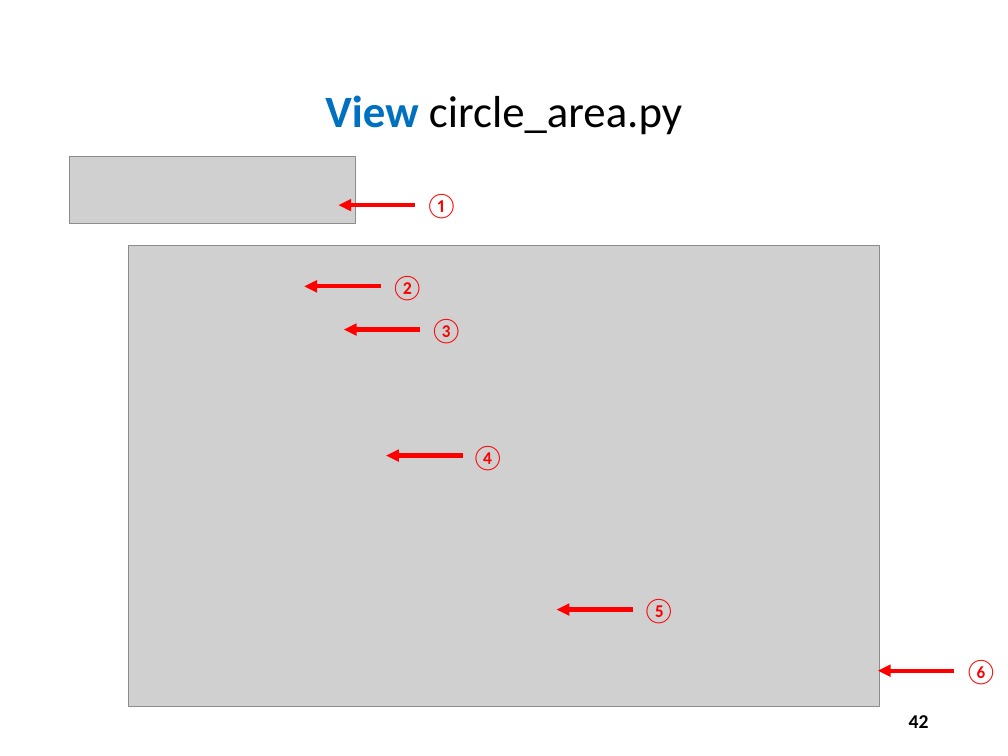
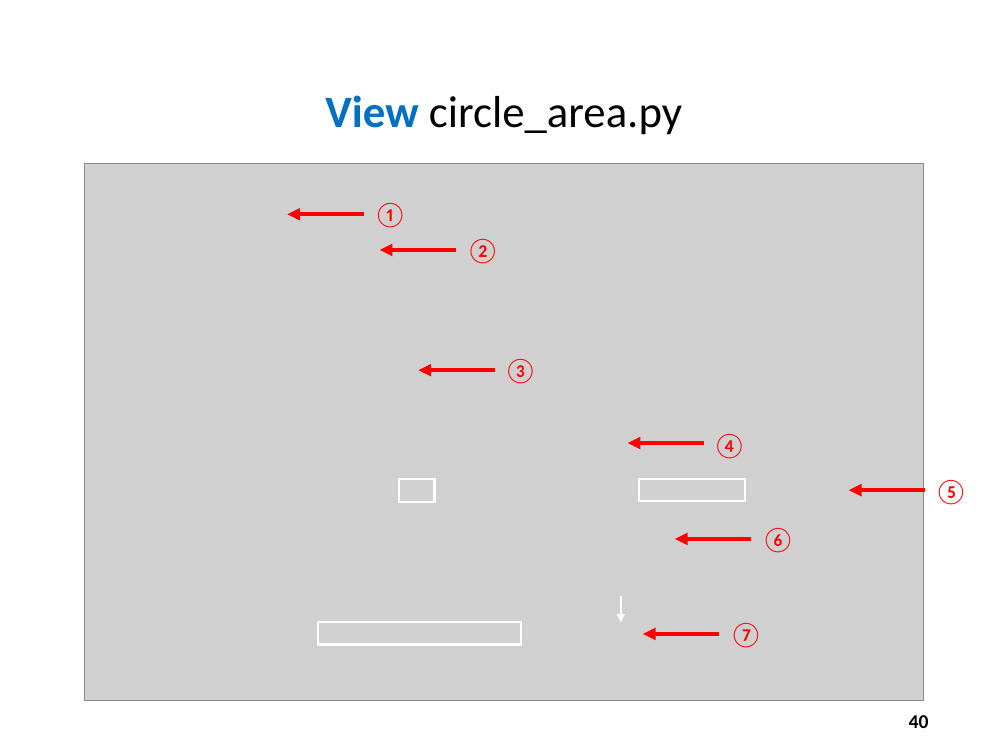
Before and after one commit to noahchampagne/QIS101, a slide deck: slide 40 of slides/Session 10 - Numerical Analysis/Session 10 - Numerical Analysis.pptx (slide 42 before the commit). Drawn at 1008x756 pixels with LibreOffice and Linux fonts; fonts in the diff are those of the drawing; grey boxes stand for pictures. Boxes give left, top, right and bottom in pixels: in the first picture for what was removed or moved away, otherwise in the second. Text is boxed around its words. In the diff, an @@ line names an element or a change of style, - is before the commit and + after.

```diff
--- a/slides/Session 10 - Numerical Analysis/Session 10 - Numerical Analysis.pptx
+++ b/slides/Session 10 - Numerical Analysis/Session 10 - Numerical Analysis.pptx
@@ picture removed at <box>70,156,356,224</box> @@
@@ picture: place and size @@
-picture at <box>128,246,879,707</box>
+picture at <box>85,163,923,701</box>
@@ text "①": place and size @@
-text "①" at <box>425,194,458,219</box>
+text "①" at <box>374,203,407,228</box>
@@ picture added at <box>673,180,903,262</box> @@
@@ arrow moved from (415, 206) - (339, 206) to (364, 215) - (287, 215) @@
@@ text "②": place and size @@
-text "②" at <box>391,276,424,301</box>
+text "②" at <box>466,239,499,264</box>
@@ arrow added from (457, 250) to (380, 250), #FF0000 3 pt @@
@@ text "③": place and size @@
-text "③" at <box>430,319,463,344</box>
+text "③" at <box>504,359,537,384</box>
@@ arrow moved from (955, 670) - (878, 670) to (495, 370) - (418, 370) @@
@@ arrow added from (705, 444) to (628, 444), #FF0000 3 pt @@
@@ text "④": place and size @@
-text "④" at <box>471,446,504,471</box>
+text "④" at <box>713,434,746,459</box>
@@ rectangle added at <box>639,479,745,501</box>, outline #FFFFFF 1.5 pt @@
@@ text "⑤": place and size @@
-text "⑤" at <box>642,599,675,624</box>
+text "⑤" at <box>934,480,967,505</box>
@@ rectangle added at <box>399,480,435,502</box>, outline #FFFFFF 1.5 pt @@
@@ arrow moved from (381, 286) - (304, 286) to (925, 490) - (849, 490) @@
@@ arrow moved from (420, 330) - (344, 330) to (752, 539) - (675, 539) @@
@@ text "⑥": place and size @@
-text "⑥" at <box>964,660,997,685</box>
+text "⑥" at <box>761,528,794,553</box>
@@ arrow moved from (633, 610) - (556, 610) to (621, 596) - (621, 622) @@
@@ arrow (621, 596) - (621, 622): stroke #FF0000 3 pt to #FFFFFF 1.5 pt @@
@@ rectangle added at <box>319,622,522,644</box>, outline #FFFFFF 1.5 pt @@
@@ text added at <box>729,623,762,648</box>, 18 pt, text #FF0000 @@
+⑦
@@ arrow moved from (463, 456) - (386, 456) to (720, 634) - (643, 634) @@
@@ page number at <box>909,715,929,728</box>: text changed @@
-42
+40
```
Also in this commit, not shown: 11 other slides changed, 2 slides removed.
